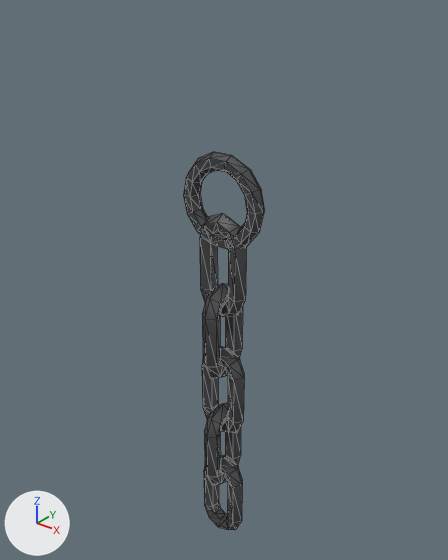
A saved change to the glTF model assets/penitent/penitent_censer_chain.glb.
One viewpoint serves both versions: a camera (50 mm lens) standing at (0.406, -0.506, 0.175) and looking at (-0.014, 0.02, -0.151). Every picture has the same lights, and +X, +Y and +Z are marked at lower left. The older version comes first. Mesh edges are drawn as thin lines. Vertices at exactly the same position are counted once.

Script lines for the objects in view, before the commit:
```python
ob_chainhandle = bpy.data.objects.new('chainHandle', me_chainhandle)
ob_chainhandle.location = (0.0, 0.0, 0.0)
ob_chainlink0 = bpy.data.objects.new('chainLink0', me_chainlink)
ob_chainlink0.location = (0.0, 0.0, -0.123)
ob_chainlink1 = bpy.data.objects.new('chainLink1', me_chainlink)
ob_chainlink1.location = (0.0, 0.0, -0.209)
ob_chainlink1.rotation_euler = (0.0, 0.0, 1.571)  # degrees (0, 0, 90)
ob_chainlink2 = bpy.data.objects.new('chainLink2', me_chainlink)
ob_chainlink2.location = (0.0, 0.0, -0.295)
ob_chainlink3 = bpy.data.objects.new('chainLink3', me_chainlink)
ob_chainlink3.location = (0.0, 0.0, -0.381)
ob_chainlink3.rotation_euler = (0.0, 0.0, 1.571)  # degrees (0, 0, 90)
ob_chainlink4 = bpy.data.objects.new('chainLink4', me_chainlink)
ob_chainlink4.location = (0.0, 0.0, -0.467)
```
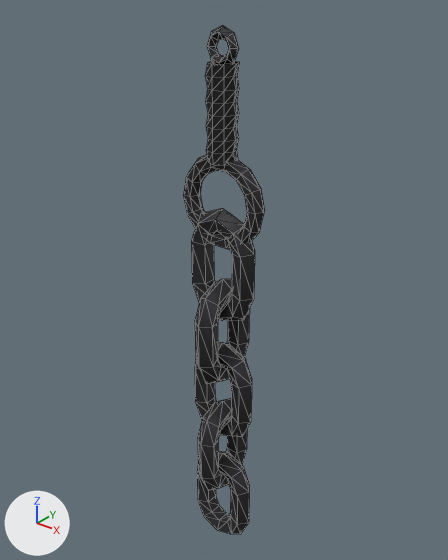
What differs and where, as boxes [x1, y1, x2, y2] in the pictures (448 x 560 px; the box of a moved part takes in the faces that stretch with it):
'chainHandle', surface changed, reshaped (131% taller)
    before: [183, 152, 265, 249]
    after: [183, 25, 265, 250]
'chainLink0', surface changed, reshaped (38% wider, 9% taller)
    before: [200, 213, 246, 317]
    after: [191, 208, 255, 321]
'chainLink1', surface changed, reshaped (31% wider, 10% taller)
    before: [202, 284, 243, 379]
    after: [195, 279, 249, 384]
'chainLink2', surface changed, reshaped (35% wider, 10% taller)
    before: [202, 347, 244, 433]
    after: [195, 342, 252, 437]
'chainLink4', surface changed, reshaped (36% wider, 11% taller)
    before: [204, 455, 242, 530]
    after: [197, 451, 249, 534]
'chainLink3', surface changed, reshaped (32% wider, 12% taller)
    before: [204, 403, 241, 485]
    after: [198, 398, 247, 490]
part 1 of me_chainhandle, added
    after: [206, 61, 240, 166]
part 2 of me_chainhandle, added
    after: [207, 25, 239, 64]
part 3 of me_chainhandle, surface changed
    both: [183, 155, 264, 249]
part 4 of me_chainhandle, recoloured
    both: [195, 155, 250, 174]
part 5 of me_chainlink, moved or reshaped
    before: [200, 213, 246, 530]
    after: [191, 208, 255, 534]

What changed in the scene script:
```text
Change mat_penitent_steel:
    where n2 = _N.new('ShaderNodeMix'); n2.name = 'Mix'
    n2.inputs[7].default_value: (0.15, 0.152, 0.16, 1.0) -> (0.06, 0.06, 0.065, 1.0)  # 'B', grey #6c6d6f -> 'B', dark grey #454548
Change me_chainhandle:
    used by ob_chainhandle; location = (0.0, 0.0, 0.0)
    remove me_chainhandle.from_pydata(...)  # 84 vertices, 168 faces; spans x -0.055..0.055, y -0.0087..0.0087, z -0.0986..0.0086
    add me_chainhandle.from_pydata(...)  # 188 vertices, 360 faces; spans x -0.055..0.055, y -0.016..0.016, z -0.0986..0.134
    me_chainhandle part 1: a new loose piece of 72 vertices spanning x -0.0176..0.0176, y -0.016..0.016, z 0.0..0.1, in mat_penitent_steel
    me_chainhandle part 2: a new loose piece of 32 vertices spanning x -0.02..0.02, y -0.006..0.006, z 0.094..0.134, in mat_penitent_steel
    me_chainhandle part 3: 84 kept faces spanning x -0.055..0.055, y -0.0087..0.0, z -0.0986..0.0086 get new texture (UV) coordinates
    me_chainhandle part 4: 22 kept faces spanning x -0.0343..0.0343, y -0.0087..0.0087, z -0.0137..0.0086 get new vertex colours; the middle colour goes from light grey #d7d7d7 to grey #bebebe
Change me_chainlink:
    used by ob_chainlink0; location = (0.0, 0.0, -0.123)
    remove me_chainlink.from_pydata(...)  # 50 vertices, 100 faces; spans x -0.033..0.033, y -0.0105..0.0105, z -0.065..0.065
    add me_chainlink.from_pydata(...)  # 50 vertices, 100 faces; spans x -0.0449..0.0449, y -0.0133..0.0133, z -0.071..0.071
    me_chainlink part 5: 50 of 50 vertices moved; they spanned x -0.033..0.033, y -0.0105..0.0105, z -0.065..0.065 and now span x -0.0449..0.0449, y -0.0133..0.0133, z -0.071..0.071; mean shift (0.0, 0.0, 0.0)
```
